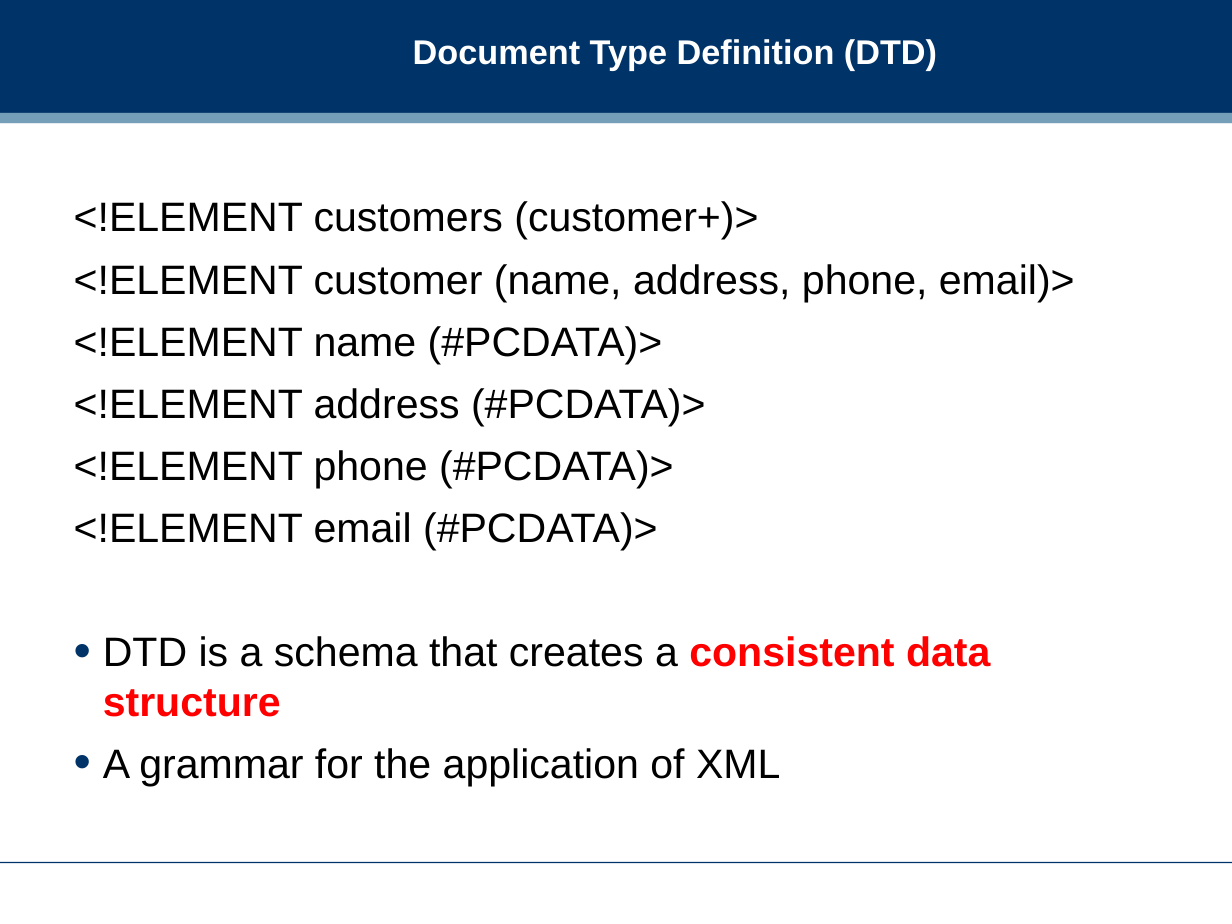
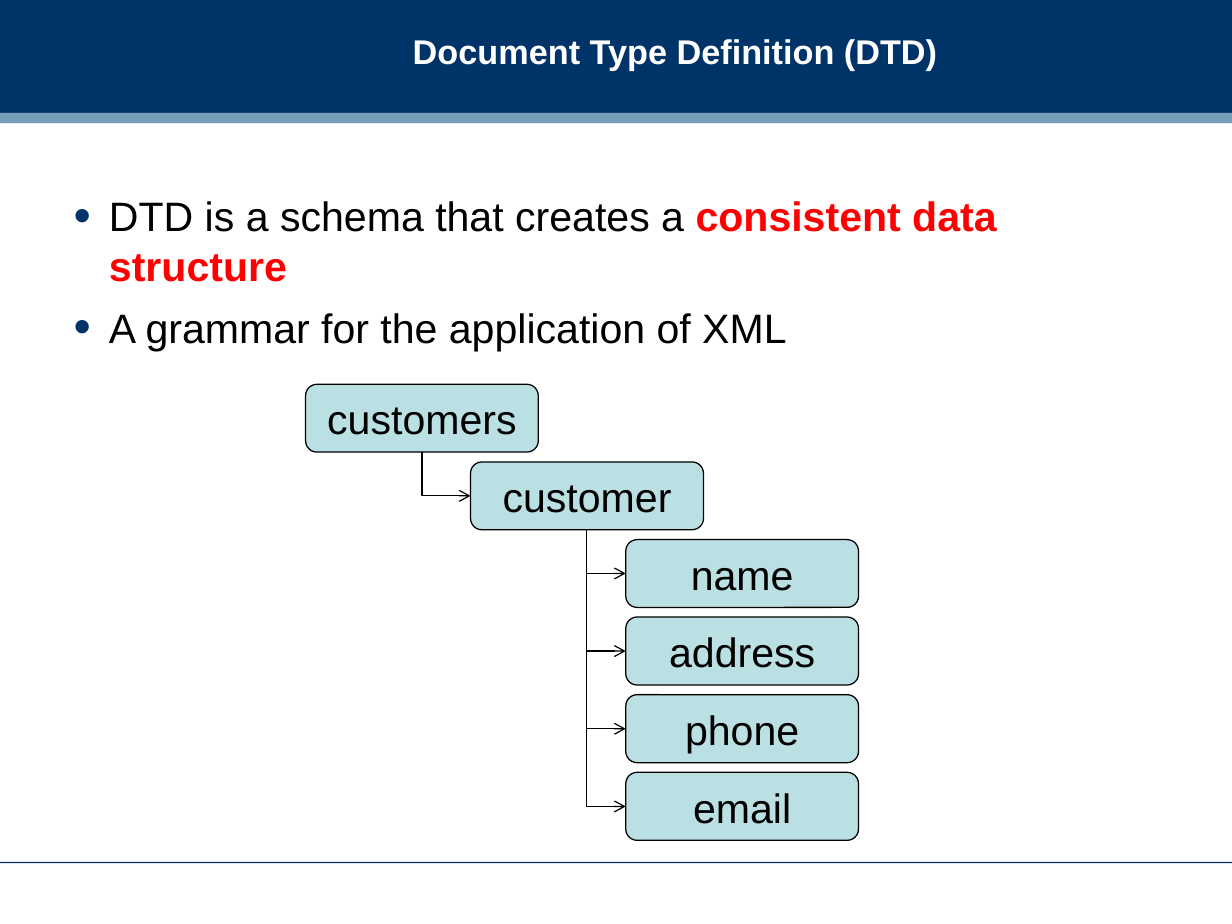
Before and after one commit to dreamind/ix, a slide deck: slide 19 of lectures/representing-data/xml.ppt. Drawn at 1232x924 pixels with LibreOffice and Linux fonts; fonts in the diff are those of the drawing; background and template pictures are left out. Boxes give left, top, right and bottom in pixels: in the first picture for what was removed or moved away, otherwise in the second. Text is boxed around its words. In the diff, an @@ line names an element or a change of style, - is before the commit and + after.

Commit message:
Minor updates to XML lecture slides

```diff
--- a/lectures/representing-data/xml.ppt
+++ b/lectures/representing-data/xml.ppt
@@ text "DTD is a schema that ..." at box(109, 201, 996, 351): indent changed @@
@@ text at box(74, 201, 1075, 550): paragraphs removed @@
-<!ELEMENT customers (customer+)>
-<!ELEMENT customer (name, address, phone, email)>
-<!ELEMENT name (#PCDATA)>
-<!ELEMENT address (#PCDATA)>
-<!ELEMENT phone (#PCDATA)>
-<!ELEMENT email (#PCDATA)>
@@ rounded rectangle added at box(306, 384, 538, 452), fill #BBE0E3, outline #000000 0.74 pt, 24 pt, text #000000 @@
+customers
@@ elbow arrow added from (421, 452) to (471, 496), #000000 0.74 pt @@
@@ rounded rectangle added at box(471, 462, 703, 530), fill #BBE0E3, outline #000000 0.74 pt, 24 pt, text #000000 @@
+customer
@@ elbow arrow added from (586, 530) to (626, 573), #000000 0.74 pt @@
@@ elbow arrow added from (586, 530) to (626, 652), #000000 0.74 pt @@
@@ elbow arrow added from (586, 530) to (626, 729), #000000 0.74 pt @@
@@ elbow arrow added from (586, 530) to (626, 807), #000000 0.74 pt @@
@@ rounded rectangle added at box(626, 540, 859, 607), fill #BBE0E3, outline #000000 0.74 pt, 24 pt, text #000000 @@
+name
@@ rounded rectangle added at box(626, 617, 859, 685), fill #BBE0E3, outline #000000 0.74 pt, 24 pt, text #000000 @@
+address
@@ rounded rectangle added at box(626, 695, 859, 763), fill #BBE0E3, outline #000000 0.74 pt, 24 pt, text #000000 @@
+phone
@@ rounded rectangle added at box(626, 772, 859, 840), fill #BBE0E3, outline #000000 0.74 pt, 24 pt, text #000000 @@
+email
```
Also in this commit, not shown: 1 slide removed.
